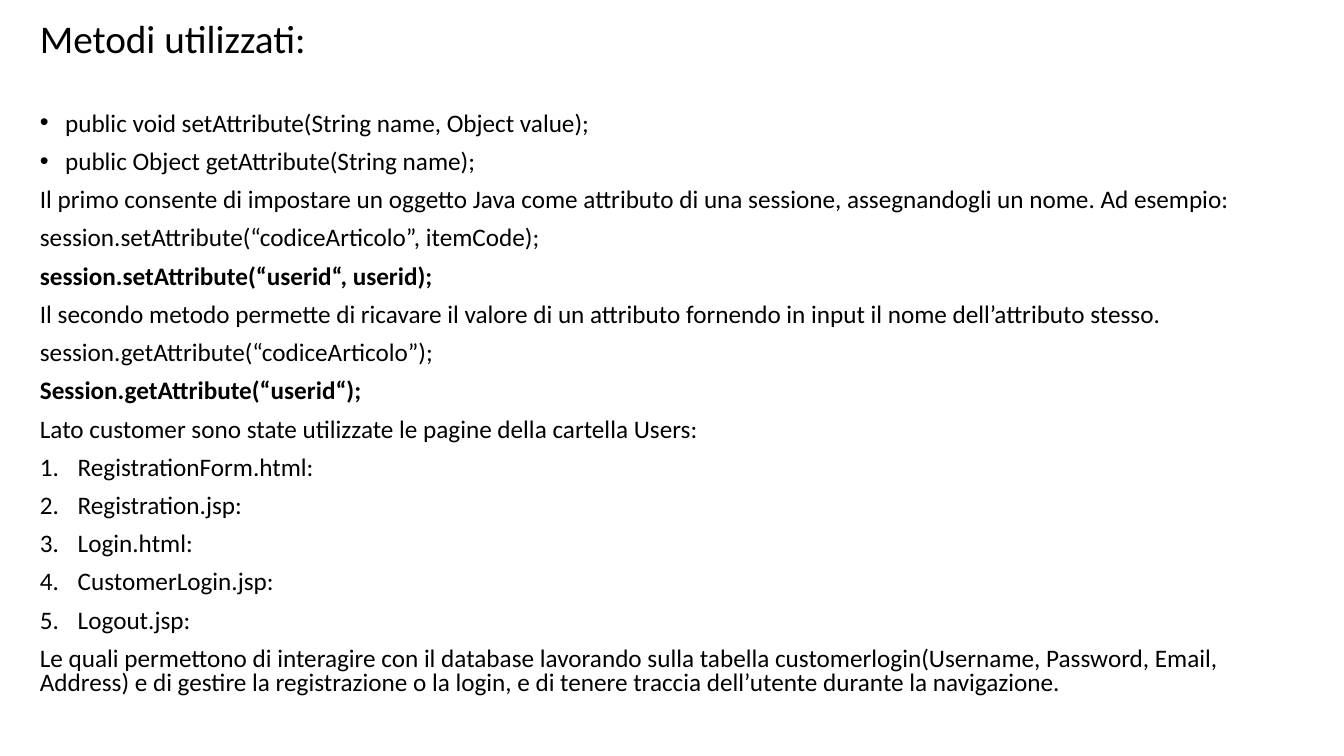
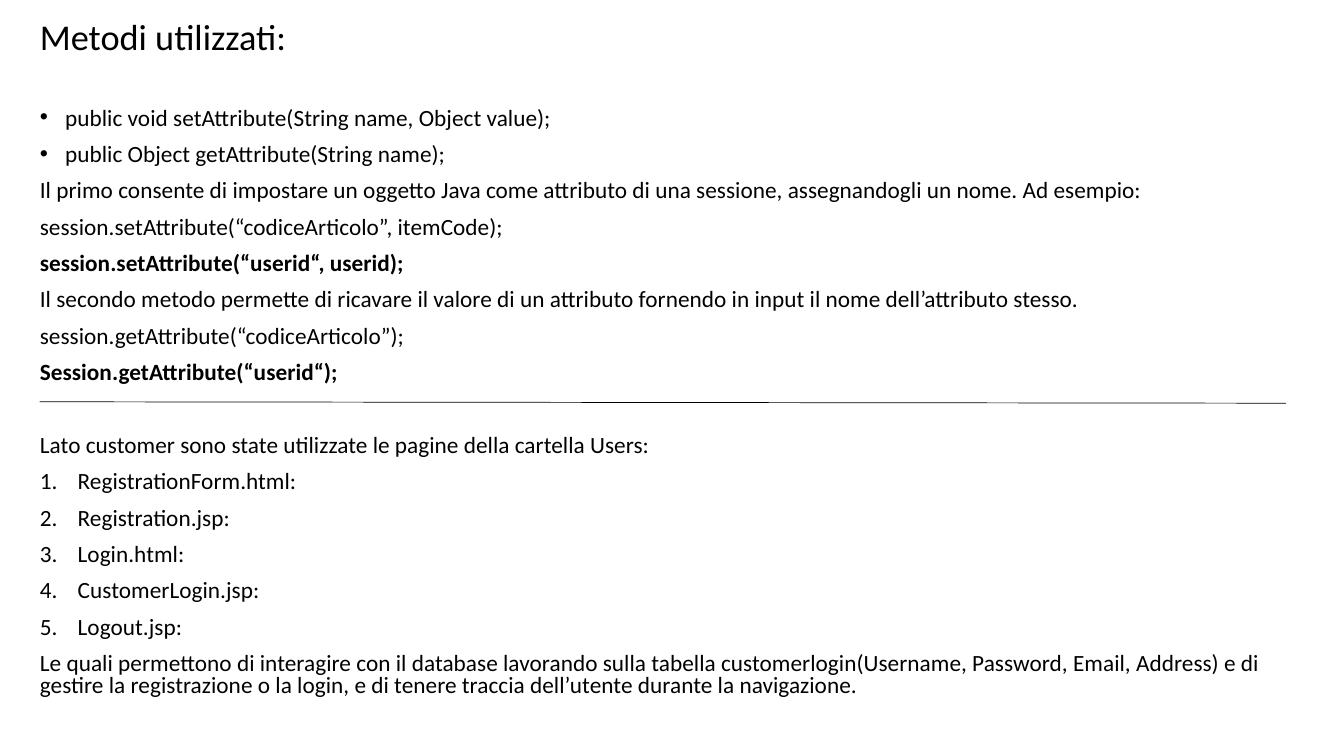
Before and after one commit to EugeHysa/VirtualPCConfiguration, a slide deck: slide 3 of Presentazione nino.pptx. Drawn at 1344x756 pixels with LibreOffice and Linux fonts; fonts in the diff are those of the drawing. Boxes give left, top, right and bottom in pixels: in the first picture for what was removed or moved away, otherwise in the second. Text is boxed around its words. In the diff, an @@ line names an element or a change of style, - is before the commit and + after.

```diff
--- a/Presentazione nino.pptx
+++ b/Presentazione nino.pptx
@@ text "Metodi utilizzati:" at bbox=[40, 24, 1259, 697]: size 28 to 25.9 pt in "Metodi utilizzati:"; size 18 to 16.6 pt @@
@@ line added from (39, 402) to (1287, 403), #000000 0.5 pt @@
```
Also in this commit, not shown: 3 other slides changed, 5 slides added.
